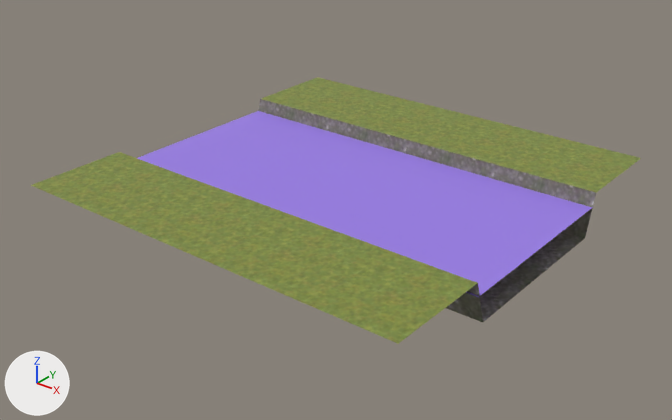
An edit to the glTF model models/world/piece_river_straight.glb, drawn before and after from the same camera.
One viewpoint serves both versions: a 50 mm lens placed at (4.85, -6.22, 3.42), pointed at (0.01, -0.16, -0.33). Lighting does not change. The marker at lower left points along +X, +Y and +Z. Vertices at the same position are counted once.

The older version as bpy lines, for what is in view:
```python
me_plane_002 = bpy.data.meshes.new('Plane.002')
me_plane_002.from_pydata(...)  # 16 vertices, 12 faces; spans x -2.0..2.0, y -2.0..2.0, z -0.4..0.0
# faces by material slot: [4, 6, 2]
me_plane_002.materials.append(mat_ground)  # picture img_grass_03
me_plane_002.materials.append(mat_water_edge)  # picture img_grass_01
me_plane_002.materials.append(mat_materials_world_water_material_tres)  # purple #9a7de7
ob_piece_river_horizontal = bpy.data.objects.new('piece_river_horizontal', me_plane_002)
ob_piece_river_horizontal.location = (0.0, 0.0, 0.0)
```
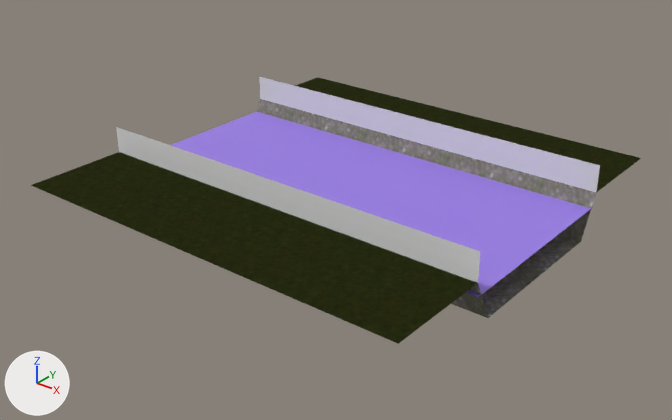
Boxes (x1, y1, x2, y2) around the edits, measured in the pictures (672 x 420 px; the box of a moved part takes in the faces that stretch with it):
'piece_river_straight-col', added: after (116, 77, 600, 283)
part 1 of me_plane_002, moved or reshaped: before (258, 99, 596, 322); after (257, 99, 596, 318)

The change, as a list of edits to the scene's bpy script:
```text
Change me_plane_002:
    where me_plane_002.from_pydata(...)  # 16 vertices, 12 faces; spans x -2.0..2.0, y -2.0..2.0, z -0.4..0.0
    used by ob_piece_river_horizontal; location = (0.0, 0.0, 0.0)
    me_plane_002 part 1
    me_plane_002.vertices[8].co: (-2.0, 0.88, -0.4) -> (-2.0, 0.8, -0.4)
    me_plane_002.vertices[9].co: (-2.0, -0.88, -0.4) -> (-2.0, -0.8, -0.4)
    me_plane_002.vertices[10].co: (2.0, -0.88, -0.4) -> (2.0, -0.8, -0.4)  # pixel (482, 322) -> pixel (488, 318)
    me_plane_002.vertices[11].co: (2.0, 0.88, -0.4) -> (2.0, 0.8, -0.4)  # pixel (584, 238) -> pixel (581, 241)
Add me_plane_007:
    me_plane_007.from_pydata([(-2.0, -2.0, 0.0), (2.0, -2.0, 0.0), (-2.0, 2.0, 0.0), (2.0, 2.0, 0.0), (-2.0, 1.0, 0.0), (-2.0, -1.0, 0.0), (2.0, -1.0, 0.0), (2.0, 1.0, 0.0), (2.0, 1.0, 0.26), (2.0, -1.0, 0.26), (-2.0, -1.0, 0.26), (-2.0, 1.0, 0.26)], [], [(4, 7, 3), (4, 3, 2), (0, 1, 6), (0, 6, 5), (5, 6, 9), (5, 9, 10), (7, 4, 11), (7, 11, 8)])
Add ob_piece_river_straight_col:
    ob_piece_river_straight_col = bpy.data.objects.new('piece_river_straight-col', me_plane_007)
    ob_piece_river_straight_col.location = (0.0, 0.0, 0.0)
```
